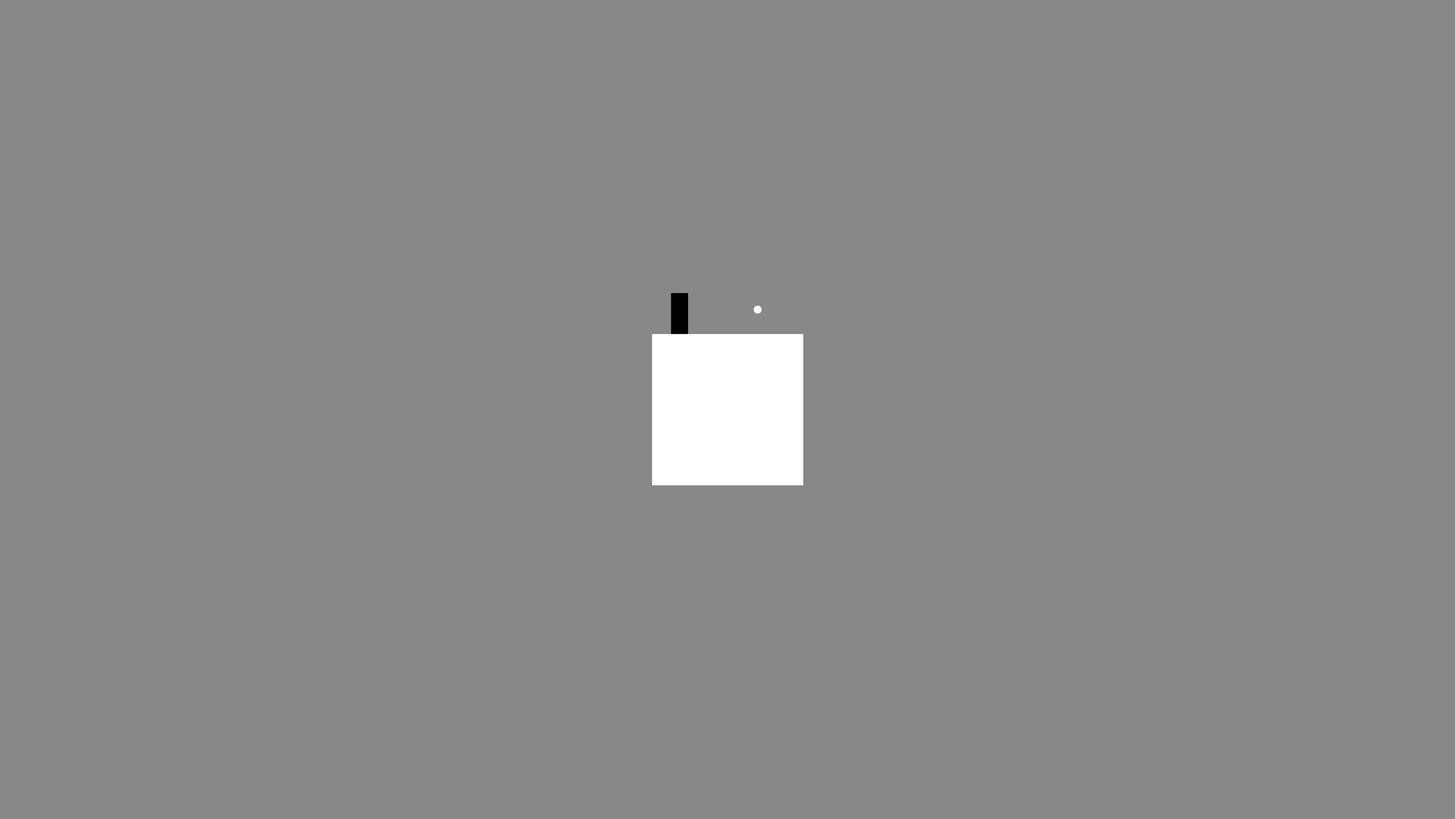
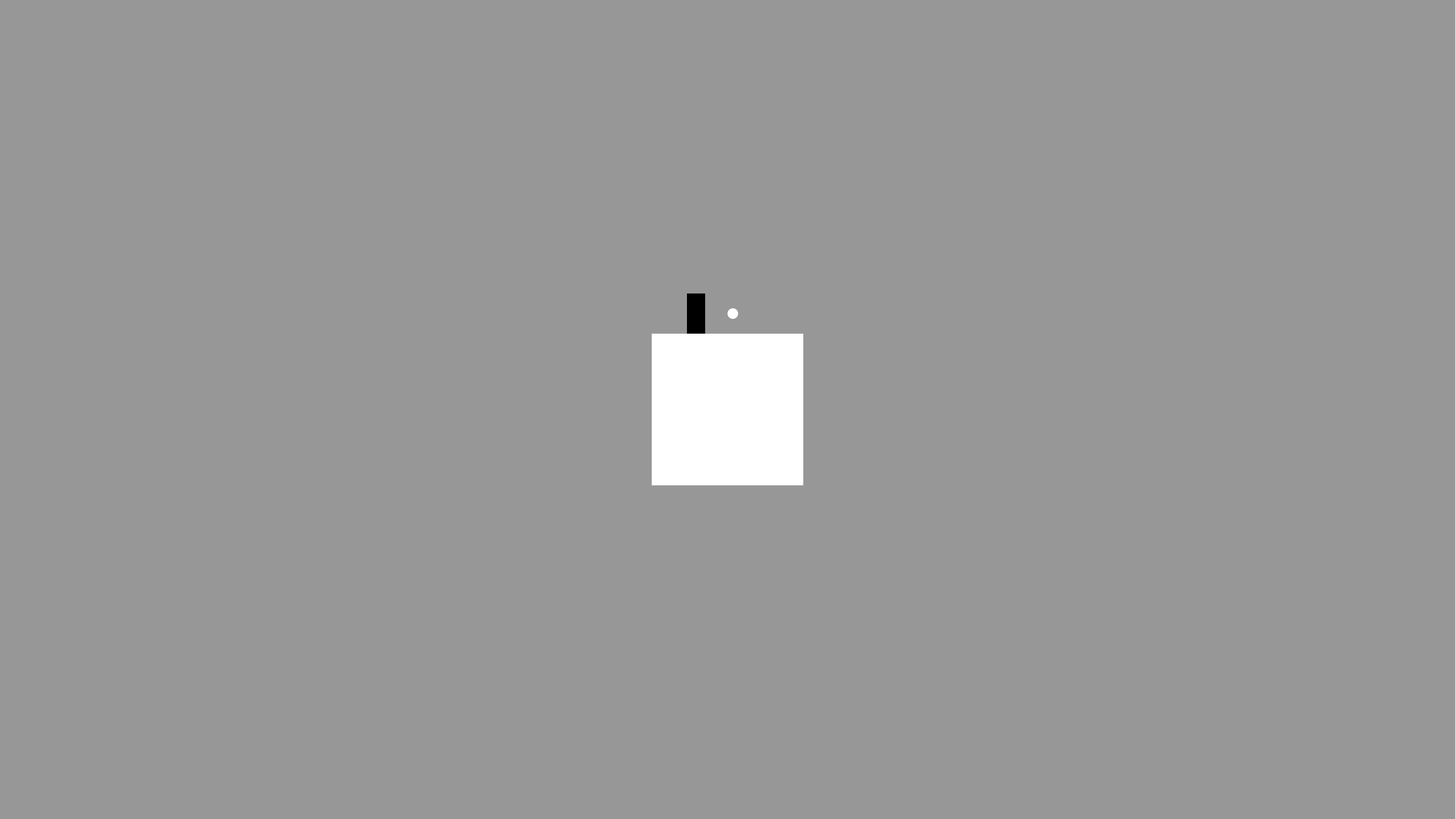
Two versions of the same layered image (w=1455, h=819). Layer-by-layer changes:
added layer "Coin" above "Player" over [727, 308, 739, 319]
renamed "Background (Reference)" to "Player", moved it above "Ground 1", painted on it over [0, 0, 1455, 819]
moved "Ground 1" above "Background (Reference)", painted on it over [651, 333, 804, 486]
renamed "Coin" to "Background (Reference)", painted on it over [0, 0, 1455, 819]
removed layer "Player" over [671, 292, 689, 334]
